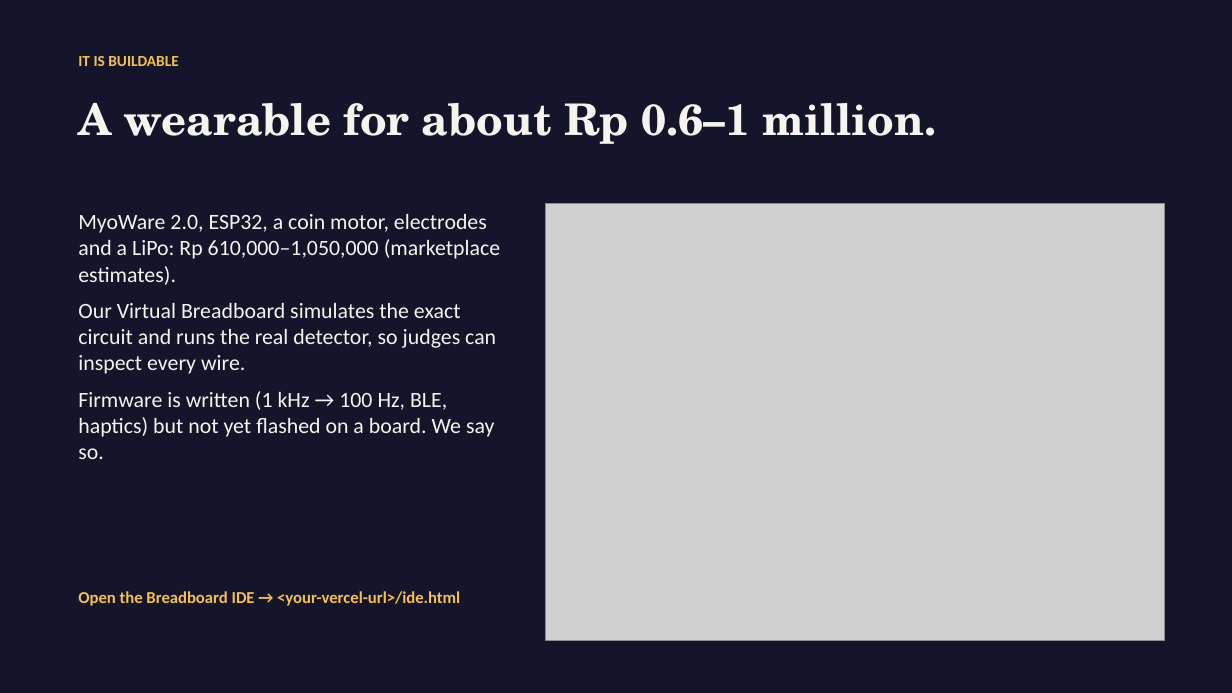
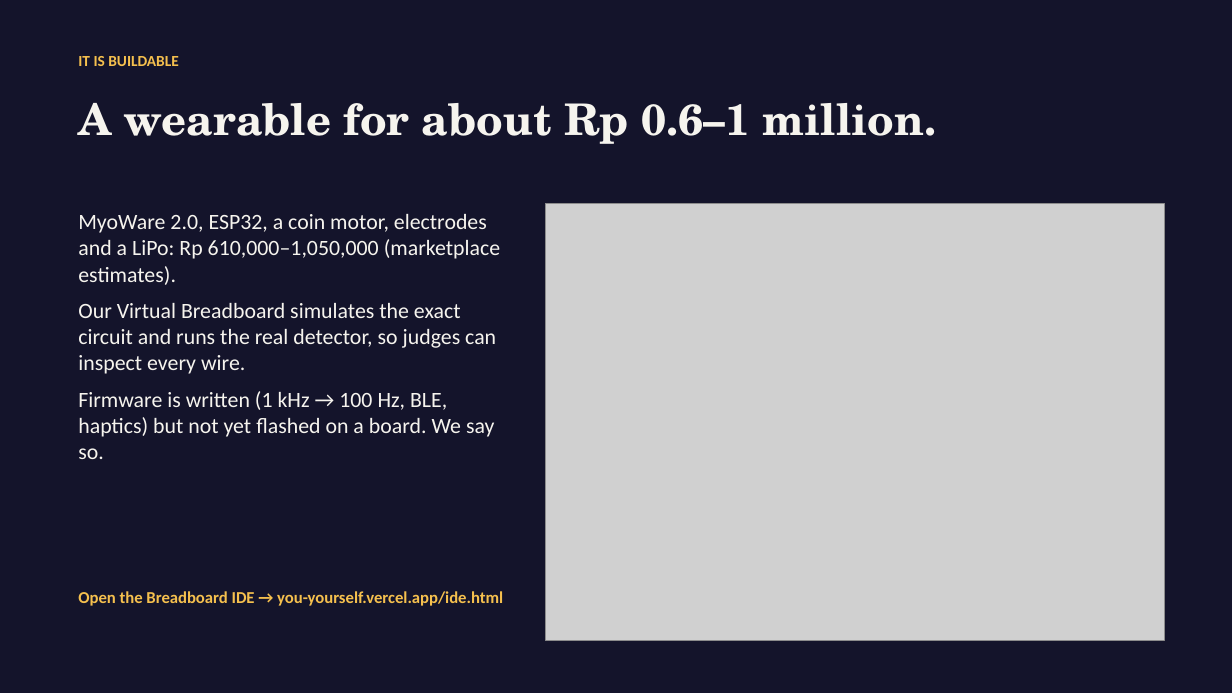
Before and after one commit to Atatron/Say-It-Louder, a slide deck: slide 10 of deck/You_Yourself_Pitch.pptx. Drawn at 1232x693 pixels with LibreOffice and Linux fonts; fonts in the diff are those of the drawing; grey boxes stand for pictures. Boxes give left, top, right and bottom in pixels: in the first picture for what was removed or moved away, otherwise in the second. Text is boxed around its words. In the diff, an @@ line names an element or a change of style, - is before the commit and + after.

```diff
--- a/deck/You_Yourself_Pitch.pptx
+++ b/deck/You_Yourself_Pitch.pptx
@@ text at (78, 591, 503, 606): text changed @@
-Open the Breadboard IDE → <your-vercel-url>/ide.html
+Open the Breadboard IDE → you-yourself.vercel.app/ide.html
```
Also in this commit, not shown: 1 other slide changed, 1 other file.
